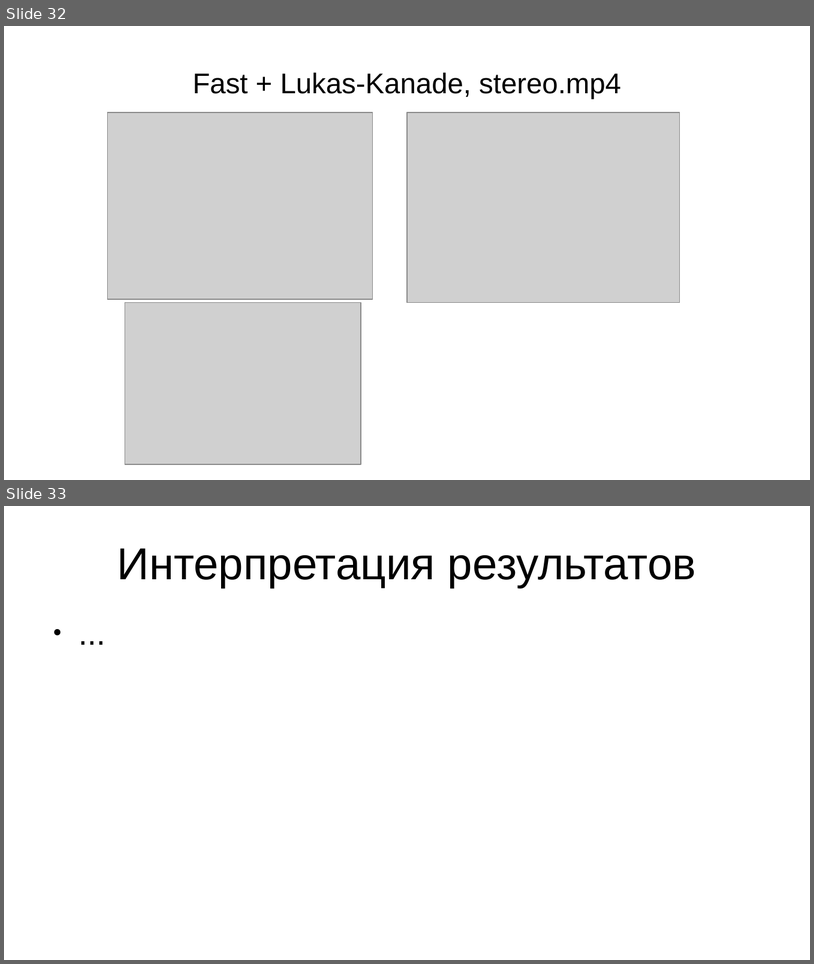
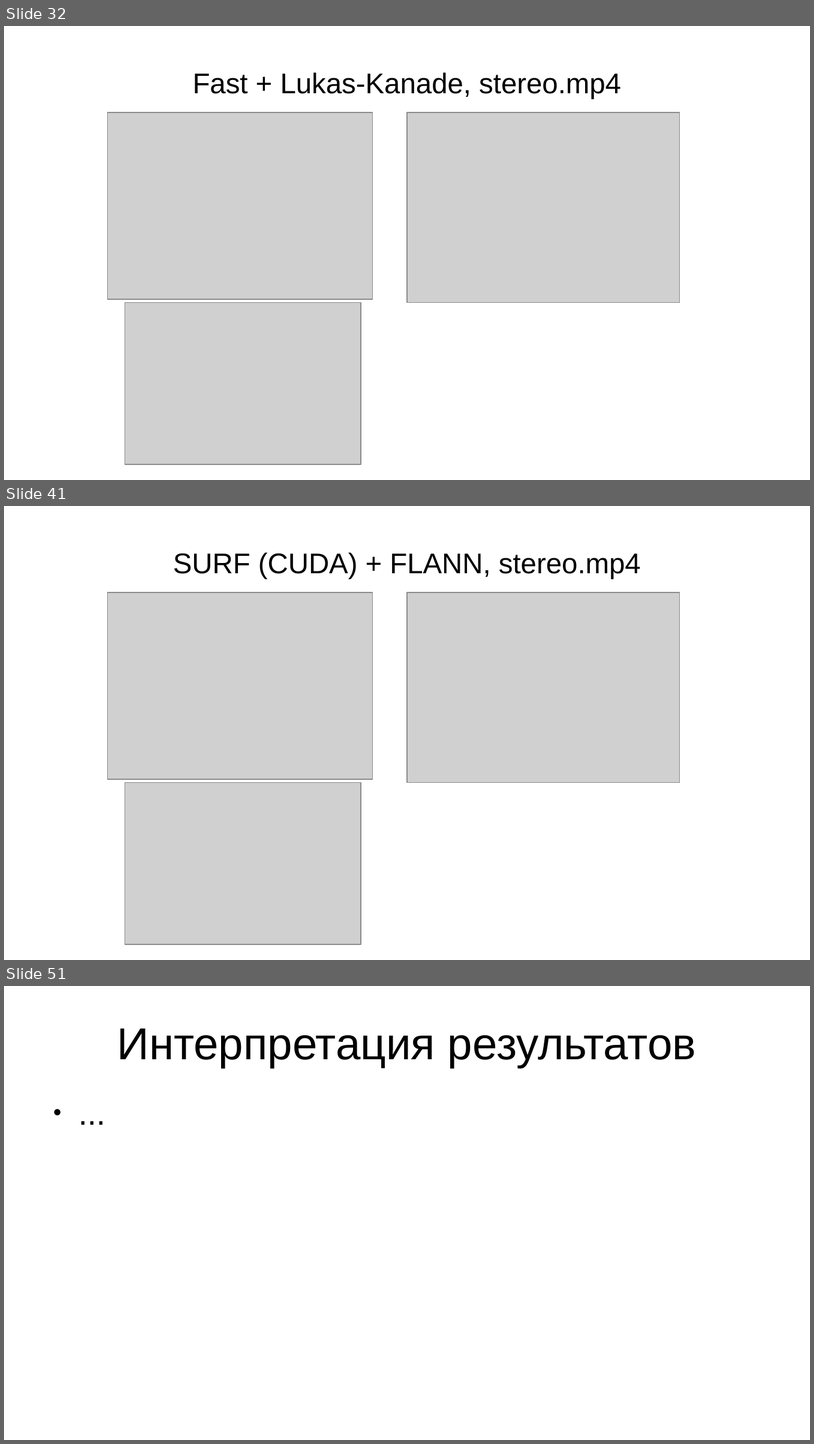
Before and after one commit to daniel-95/diploma, a slide deck: диплом/вкр.pptx. Shown one above the other, each under a label of ours: slides 32 and 33 before the commit, slides 32, 41 and 51 after it; the slides between them are not shown. The pictures are 814x964 and 814x1444 pixels, drawn with LibreOffice and Linux fonts; fonts in the diff are those of the drawing; grey boxes stand for pictures. Boxes give left, top, right and bottom in pixels: in the first picture for what was removed or moved away, otherwise in the second. Text is boxed around its words. In the diff, an @@ line names an element or a change of style, - is before the commit and + after.

```diff
--- a/диплом/вкр.pptx
+++ b/диплом/вкр.pptx
@@ slide 41 added at [4,506,810,960], background #FFFFFF @@
@@ text added at [173,552,641,579], 28 pt, text #000000 @@
+SURF (CUDA) + FLANN, stereo.mp4
@@ picture added at [108,592,373,779] @@
@@ picture added at [407,592,680,783] @@
@@ picture added at [125,783,361,945] @@
@@ what was slide 33 is now slide 51 @@
```
Also in this commit, not shown: 2 slides changed, 17 other slides added, 1 other file.
